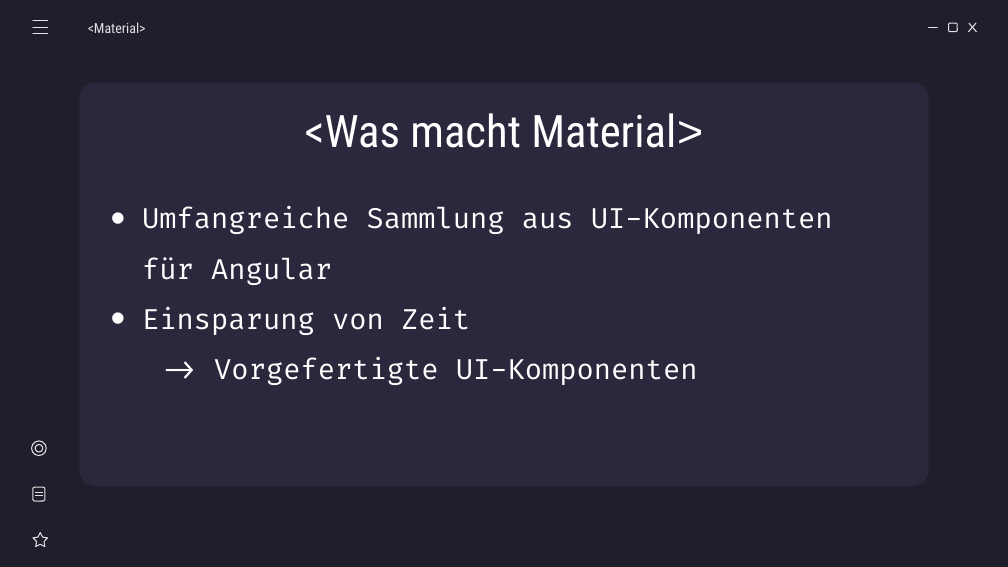
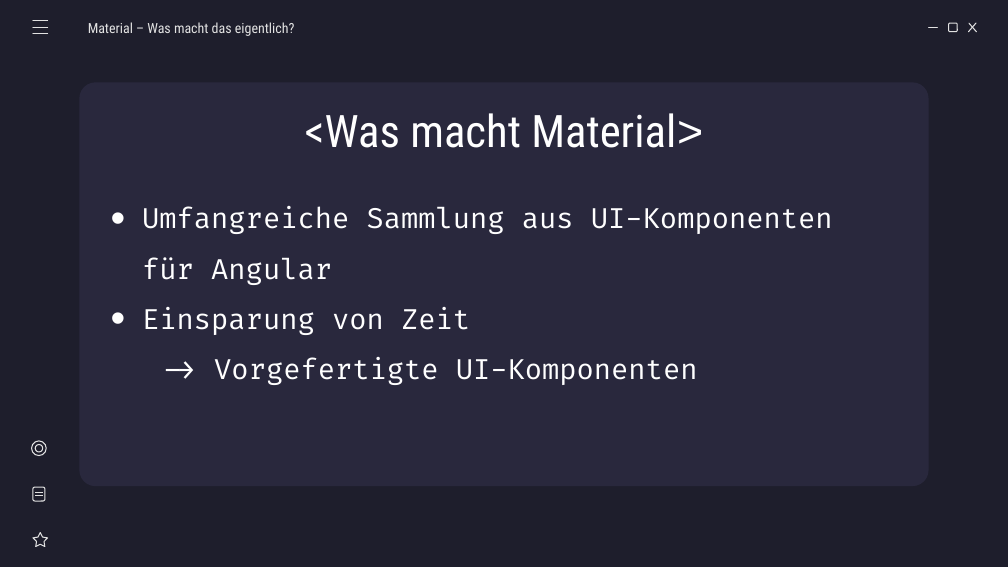
Before and after one commit to miwied/web-based-database-manager, a slide deck: slide 20 of documentation/required documents/Presentation/Webasierter Datenkbankmanager - Präsentation.pptx. Drawn at 1008x567 pixels with LibreOffice and Linux fonts; fonts in the diff are those of the drawing. Boxes give left, top, right and bottom in pixels: in the first picture for what was removed or moved away, otherwise in the second. Text is boxed around its words. In the diff, an @@ line names an element or a change of style, - is before the commit and + after.

```diff
--- a/documentation/required documents/Presentation/Webasierter Datenkbankmanager - Präsentation.pptx
+++ b/documentation/required documents/Presentation/Webasierter Datenkbankmanager - Präsentation.pptx
@@ subtitle at [88,22,295,36]: text changed @@
-<Material>
+Material – Was macht das eigentlich?
```
Also in this commit, not shown: 3 other slides changed, 1 slide added.
